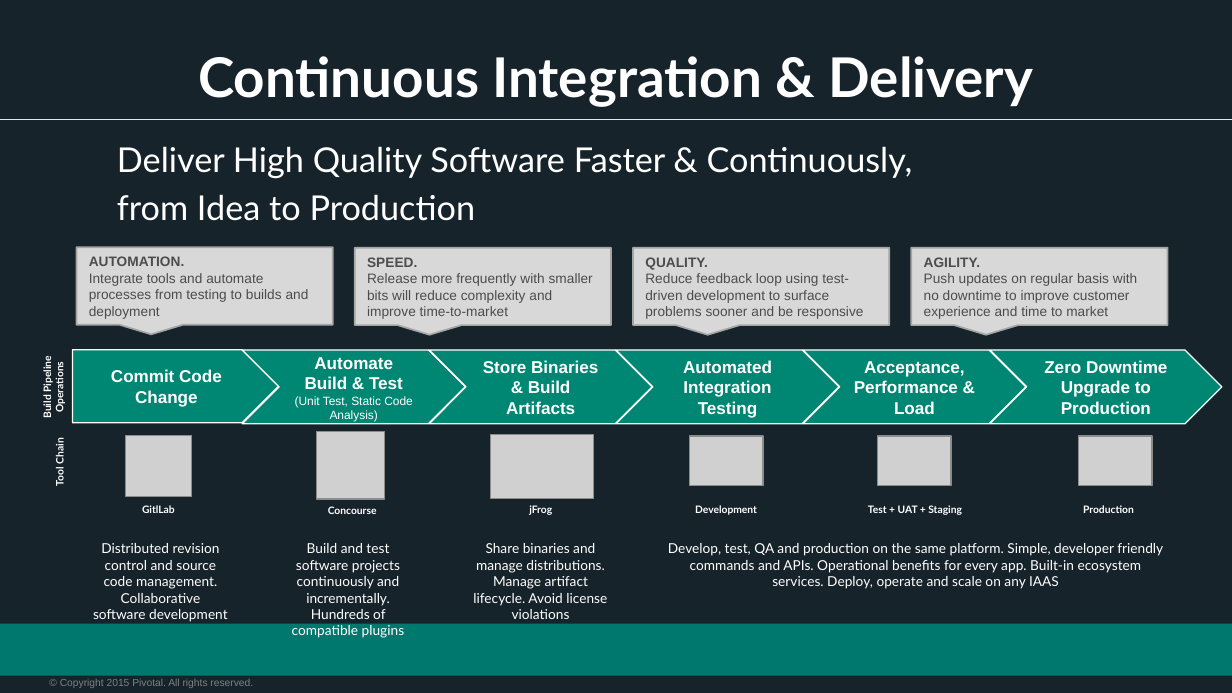
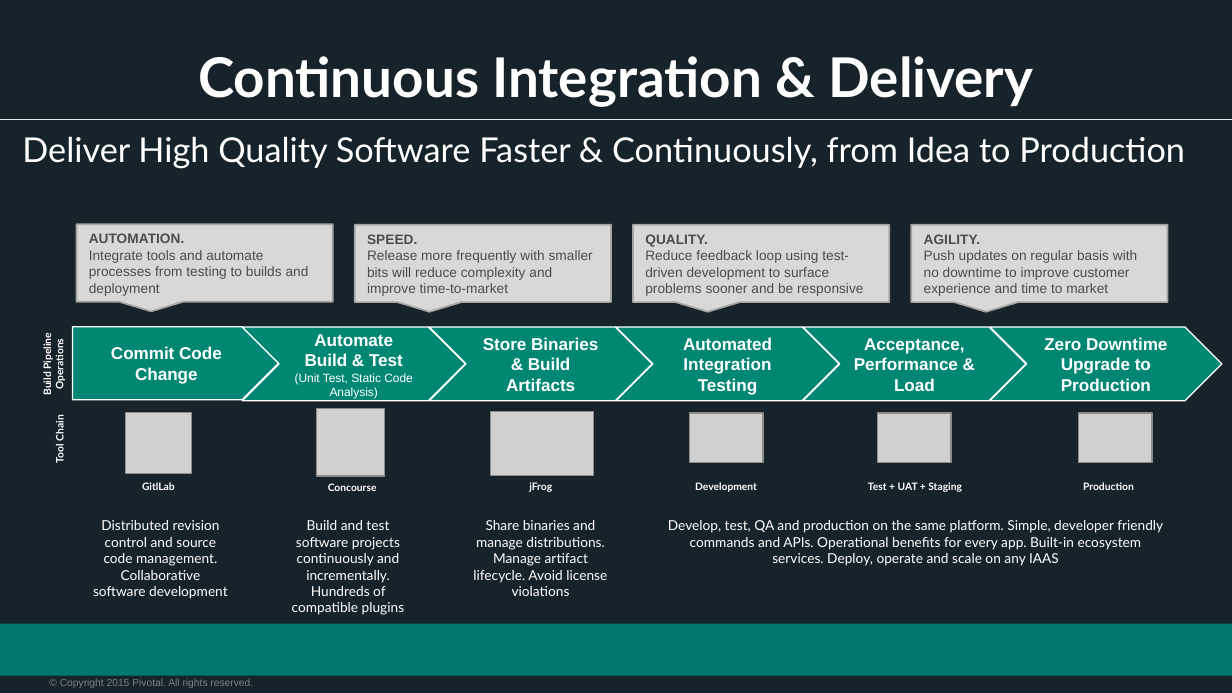
Before and after one commit to vmware-archive/devops-workshop, a slide deck: slide 7 of presentations/104 - Intro to CICD/Session_9_Intro_CICD.pptx. Drawn at 1232x693 pixels with LibreOffice and Linux fonts; fonts in the diff are those of the drawing; grey boxes stand for pictures; background and template pictures are left out. Boxes give left, top, right and bottom in pixels: in the first picture for what was removed or moved away, otherwise in the second. Text is boxed around its words. In the diff, an @@ line names an element or a change of style, - is before the commit and + after.

Commit message:
Added Spring Cloud Pipelines slides

```diff
--- a/presentations/104 - Intro to CICD/Session_9_Intro_CICD.pptx
+++ b/presentations/104 - Intro to CICD/Session_9_Intro_CICD.pptx
@@ text at (22, 136, 1185, 169): text changed @@
-Deliver High Quality Software Faster & Continuously,
-from Idea to Production
+Deliver High Quality Software Faster & Continuously, from Idea to Production
@@ picture: place and size @@
-picture at (317, 431, 384, 499)
+picture at (317, 409, 384, 477)
@@ 12 texts, 5 pictures, 5 chevrons, 4 rounded speech boxes, 1 pentagon arrow: place and size @@
-12 texts, 5 pictures, 5 chevrons, 4 rounded speech boxes, 1 pentagon arrow at (41, 248, 1221, 638)
+12 texts, 5 pictures, 5 chevrons, 4 rounded speech boxes, 1 pentagon arrow at (41, 224, 1221, 615)
```
Also in this commit, not shown: 5 other slides changed, 6 slides added.
